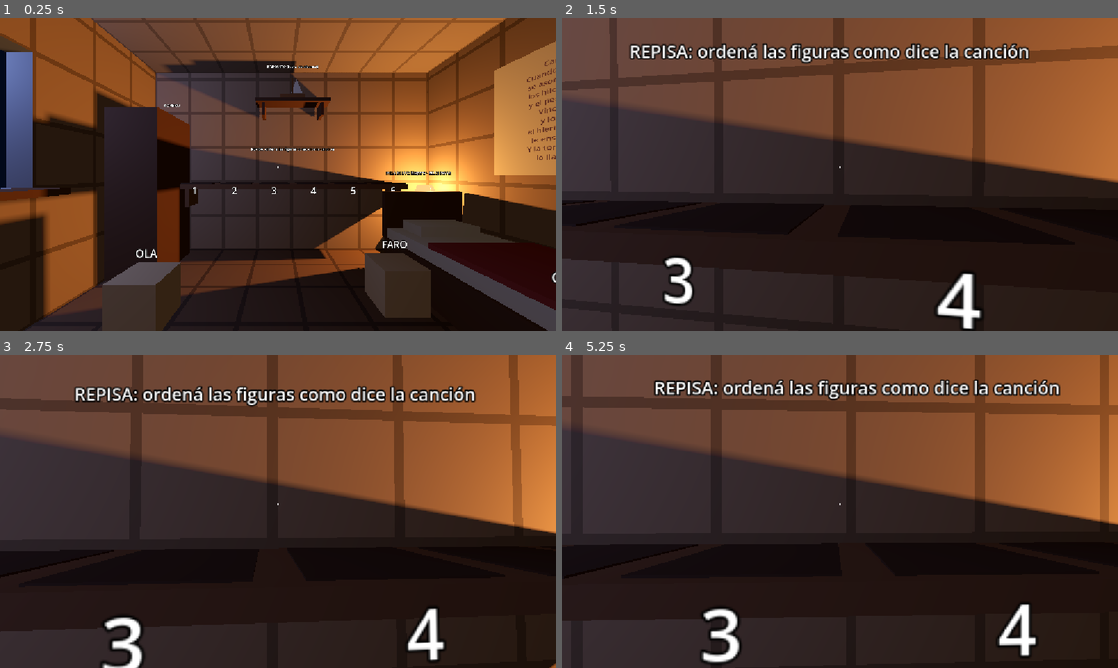
Above: before the commit, frames 1-4 (two rows, left to right).
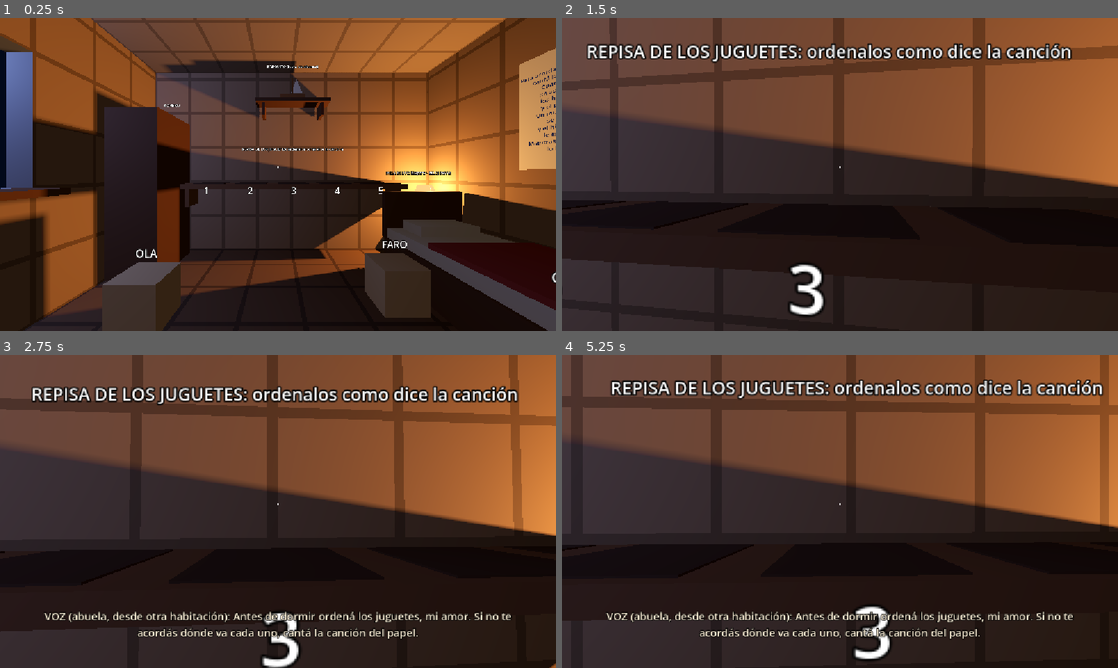
Above: after the commit, the same moments.

Repository: FacuWitt/tp_cved_juego
Game: Godot game, scene res://scenes/memories/m1_habitacion/m1_habitacion.tscn
The game is run twice, just before and just after one commit, with the same random seed, the same clock (stepped at 60 frames per second) and the same inputs. This scene is started directly instead of the project's main scene.
Inputs (mouse positions are in pixels of both pictures, inside the frame that each line leads up to):
- Up to frame 1 (0.25 s): no input
- Up to frame 2 (1.5 s): tap Enter at 0.5 s; move the mouse to (867, 174) at 0.52 s; press the mouse at (867, 174) at 0.53 s; hold W (move_forward) from 0.53 s (still down); tap Space (jump) at 0.77 s; move the mouse to (812, 174) at 1.27 s; release the mouse at (812, 174) at 1.28 s; tap E (interact) at 1.35 s
- Up to frame 3 (2.75 s): keep holding W (move_forward); tap Space (jump) at 1.52 s; move the mouse to (289, 505) at 2.02 s; hold Shift (sprint) from 2.03 s (still down)
- Up to frame 4 (5.25 s): keep holding W (move_forward); tap Space (jump) at 2.75, 3.02, 3.77, 4.52 s; move the mouse to (834, 517) at 2.77 s; release Shift (sprint) at 2.78 s; click (834, 517) at 2.85 s; tap Enter at 3.5 s; move the mouse to (878, 514) at 3.52 s; hold E (interact) 3.53-4.28 s; move the mouse to (795, 508) at 4.27 s; tap Shift (sprint) at 4.35 s; move the mouse to (845, 511) at 5.02 s; press the mouse at (845, 511) at 5.03 s

The runs differ from the first frame. In frame 1, 3.7% of the frame differs, in the area x 8-100%, y 7-57%; in frame 2, 8.2%; in frame 3, 9.8%; in frame 4, 9.9%, in the area x 0-100%, y 7-99%.

Commit message:
feat(m1): ordenar los juguetes con la canción de la abuela
- Acertijo nuevo en un papel de la abuela clavado sobre la cama.
- Orden de 5 (luna, red, ola, ancla, faro) en una repisa de 5 casilleros.
- Distractores: barco, marea y pescador.
- Al empezar, la abuela pide ordenar los juguetes y recuerda la canción (texto provisorio).
- Inventario de elementos actualizado.

Co-Authored-By: Claude Opus 5.5 <noreply@anthropic.com>
Claude-Session: https://claude.ai/code/session_01UHLAKF6bBBEfM8DwHwKKJe

Diff:
--- a/config/memory_1_puzzle.tres
+++ b/config/memory_1_puzzle.tres
@@ -4,4 +4,4 @@
 
 [resource]
 script = ExtResource("1_seqcf")
-correct_order = Array[StringName]([&"luna", &"red", &"pescador", &"ola", &"ancla", &"faro"])
+correct_order = Array[StringName]([&"luna", &"red", &"ola", &"ancla", &"faro"])
--- a/scenes/memories/m1_habitacion/props.tscn
+++ b/scenes/memories/m1_habitacion/props.tscn
@@ -342,29 +342,30 @@
 billboard = 1
 outline_size = 6
 
-[node name="Lullaby" type="Node3D" parent="."]
-
-[node name="Cloth" type="CSGBox3D" parent="Lullaby"]
-position = Vector3(1.985, 1.62, -0.45)
-size = Vector3(0.02, 1.05, 1.2)
-material = SubResource("StandardMaterial3D_5_s")
-
-[node name="PoemText" type="Label3D" parent="Lullaby"]
-position = Vector3(1.97, 1.62, -0.45)
+[node name="LullabyNote" type="Node3D" parent="."]
+
+[node name="Paper" type="CSGBox3D" parent="LullabyNote"]
+position = Vector3(1.99, 1.62, -0.45)
+size = Vector3(0.01, 0.95, 0.8)
+material = SubResource("StandardMaterial3D_9_s")
+
+[node name="PoemText" type="Label3D" parent="LullabyNote"]
+position = Vector3(1.975, 1.62, -0.45)
 rotation_degrees = Vector3(0, -90, 0)
-pixel_size = 0.0018
-text = "Canción de cuna
-
-Cuando la plata de arriba
+pixel_size = 0.00135
+text = "Para acordarte dónde va cada juguete,
+cantá la canción.  — la abuela
+
+Cuando el espejo del sol
 se asomó a mirar el mar,
 los hilos volvieron llenos
 y el pescador fue a tirar.
-Vino la sal más alta
-y lo quiso saludar;
-el hierro que nunca flota
+Un muro de espuma blanca
+se levantó a saludar;
+y el hierro que nunca flota
 le enseñó a descansar.
-Y la torre que no duerme
+Mientras la torre que no duerme
 lo llamaba sin cesar."
 font_size = 30
-modulate = Color(0.3, 0.16, 0.12, 1)
+modulate = Color(0.12, 0.12, 0.2, 1)
 outline_size = 0
--- a/scenes/memories/m1_habitacion/puzzle.tscn
+++ b/scenes/memories/m1_habitacion/puzzle.tscn
@@ -48,14 +48,14 @@
 [node name="Label3D" type="Label3D" parent="Shelf"]
 position = Vector3(0, 1.45, -1.8)
 pixel_size = 0.0025
-text = "REPISA: ordená las figuras como dice la canción"
+text = "REPISA DE LOS JUGUETES: ordenalos como dice la canción"
 font_size = 20
 modulate = Color(1, 1, 1, 1)
 billboard = 1
 outline_size = 6
 
 [node name="Slot1" type="Node3D" parent="."]
-position = Vector3(-1.25, 0, -1.84)
+position = Vector3(-1.1, 0, -1.84)
 
 [node name="Mark" type="CSGBox3D" parent="Slot1"]
 position = Vector3(0, 0.9825, 0.05)
@@ -88,7 +88,7 @@
 outline_size = 6
 
 [node name="Slot2" type="Node3D" parent="."]
-position = Vector3(-0.75, 0, -1.84)
+position = Vector3(-0.55, 0, -1.84)
 
 [node name="Mark" type="CSGBox3D" parent="Slot2"]
 position = Vector3(0, 0.9825, 0.05)
@@ -121,7 +121,7 @@
 outline_size = 6
 
 [node name="Slot3" type="Node3D" parent="."]
-position = Vector3(-0.25, 0, -1.84)
+position = Vector3(0.0, 0, -1.84)
 
 [node name="Mark" type="CSGBox3D" parent="Slot3"]
 position = Vector3(0, 0.9825, 0.05)
@@ -154,7 +154,7 @@
 outline_size = 6
 
 [node name="Slot4" type="Node3D" parent="."]
-position = Vector3(0.25, 0, -1.84)
+position = Vector3(0.55, 0, -1.84)
 
 [node name="Mark" type="CSGBox3D" parent="Slot4"]
 position = Vector3(0, 0.9825, 0.05)
@@ -187,7 +187,7 @@
 outline_size = 6
 
 [node name="Slot5" type="Node3D" parent="."]
-position = Vector3(0.75, 0, -1.84)
+position = Vector3(1.1, 0, -1.84)
 
 [node name="Mark" type="CSGBox3D" parent="Slot5"]
 position = Vector3(0, 0.9825, 0.05)
@@ -215,39 +215,6 @@
 position = Vector3(0, 0.9, 0.27)
 pixel_size = 0.003
 text = "5"
-font_size = 40
-modulate = Color(1, 1, 1, 1)
-outline_size = 6
-
-[node name="Slot6" type="Node3D" parent="."]
-position = Vector3(1.25, 0, -1.84)
-
-[node name="Mark" type="CSGBox3D" parent="Slot6"]
-position = Vector3(0, 0.9825, 0.05)
-size = Vector3(0.4, 0.005, 0.36)
-material = SubResource("StandardMaterial3D_6_s")
-
-[node name="SnapPoint" type="Marker3D" parent="Slot6"]
-position = Vector3(0, 1.16, 0.05)
-
-[node name="AimIndicator" type="CSGBox3D" parent="Slot6"]
-position = Vector3(0, 0.99, 0.05)
-size = Vector3(0.42, 0.012, 0.38)
-material = SubResource("StandardMaterial3D_7_s")
-
-[node name="PlacementSlot" type="Area3D" parent="Slot6" node_paths=PackedStringArray("snap_point", "aim_indicator")]
-position = Vector3(0, 1.2, 0.05)
-script = ExtResource("1_e")
-snap_point = NodePath("../SnapPoint")
-aim_indicator = NodePath("../AimIndicator")
-
-[node name="CollisionShape3D" type="CollisionShape3D" parent="Slot6/PlacementSlot"]
-shape = SubResource("BoxShape3D_8_s")
-
-[node name="Number" type="Label3D" parent="Slot6"]
-position = Vector3(0, 0.9, 0.27)
-pixel_size = 0.003
-text = "6"
 font_size = 40
 modulate = Color(1, 1, 1, 1)
 outline_size = 6
@@ -255,7 +222,7 @@
 [node name="SequencePuzzle" type="Node" parent="." node_paths=PackedStringArray("slots")]
 script = ExtResource("2_e")
 config = ExtResource("3_e")
-slots = [NodePath("../Slot1/PlacementSlot"), NodePath("../Slot2/PlacementSlot"), NodePath("../Slot3/PlacementSlot"), NodePath("../Slot4/PlacementSlot"), NodePath("../Slot5/PlacementSlot"), NodePath("../Slot6/PlacementSlot")]
+slots = [NodePath("../Slot1/PlacementSlot"), NodePath("../Slot2/PlacementSlot"), NodePath("../Slot3/PlacementSlot"), NodePath("../Slot4/PlacementSlot"), NodePath("../Slot5/PlacementSlot")]
 
 [node name="Pieces" type="Node3D" parent="."]
 
@@ -292,9 +259,9 @@
 [node name="Barco" parent="Pieces" instance=ExtResource("4_e")]
 position = Vector3(0.3, 0.19, 1.7)
 piece_id = &"barco"
-label_text = "BARCO EN TORMENTA (cuadrito)"
+label_text = "BARCO"
 
 [node name="Marea" parent="Pieces" instance=ExtResource("4_e")]
 position = Vector3(-1.05, 0.19, 1.8)
 piece_id = &"marea"
-label_text = "MAREA (cuadrito)"
+label_text = "MAREA"
--- a/scripts/config/memory_1_settings.gd
+++ b/scripts/config/memory_1_settings.gd
@@ -2,6 +2,14 @@
 extends Resource
 ## Valores de "feel" y textos provisorios de la Memoria 1 (la habitación de la abuela).
 ## Se editan desde el Inspector en res://config/memory_1_settings.tres.
+
+@export_group("Al empezar")
+## Texto provisorio de la abuela pidiendo que ordene (en la etapa 2: su voz con eco, desde otra habitación).
+@export_multiline var intro_line: String = "VOZ (abuela, desde otra habitación): Antes de dormir ordená los juguetes, mi amor. Si no te acordás dónde va cada uno, cantá la canción del papel."
+## Pausa entre que empieza la memoria y habla la abuela.
+@export_range(0.0, 10.0, 0.1, "suffix:s") var intro_line_delay: float = 1.5
+## Cuánto tiempo queda en pantalla el texto de la abuela.
+@export_range(0.5, 15.0, 0.1, "suffix:s") var intro_line_duration: float = 7.0
 
 @export_group("Al resolver el puzzle")
 ## Texto provisorio de la voz que felicita (en la etapa 2 se reemplaza por audio con eco).
--- a/scripts/memories/memory_1_room.gd
+++ b/scripts/memories/memory_1_room.gd
@@ -1,6 +1,7 @@
 class_name Memory1Room
 extends Node3D
 ## Memoria 1: la habitación de la abuela (etapa 0, greybox).
+## La abuela le pide que ordene los juguetes; la canción de cuna dice el orden.
 ## Conecta el puzzle con sus consecuencias: barquito que se enciende, voz, puerta y salida.
 ## Cuando el jugador sale, emite memory_completed. No sabe cuál es la memoria siguiente.
 
@@ -26,6 +27,14 @@
 	puzzle.solved.connect(_on_puzzle_solved)
 	puzzle.failed.connect(_on_puzzle_failed)
 	exit.reached.connect(_on_exit_reached)
+	_play_intro()
+
+
+func _play_intro() -> void:
+	await get_tree().create_timer(settings.intro_line_delay).timeout
+	# Si el jugador ya resolvió algo en la pausa, no pisar ese texto.
+	if not puzzle.is_solved and subtitles.text == "":
+		subtitles.show_line(settings.intro_line, settings.intro_line_duration)
 
 
 func _on_puzzle_solved() -> void:
Not shown, changed: docs/ELEMENTOS_ESCENAS.md
